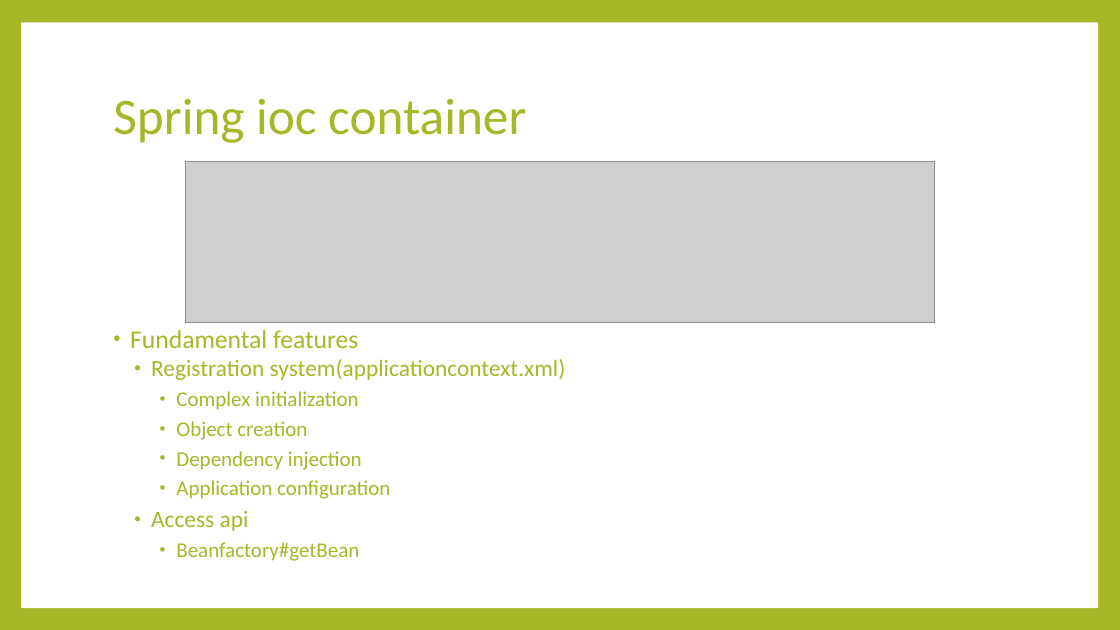
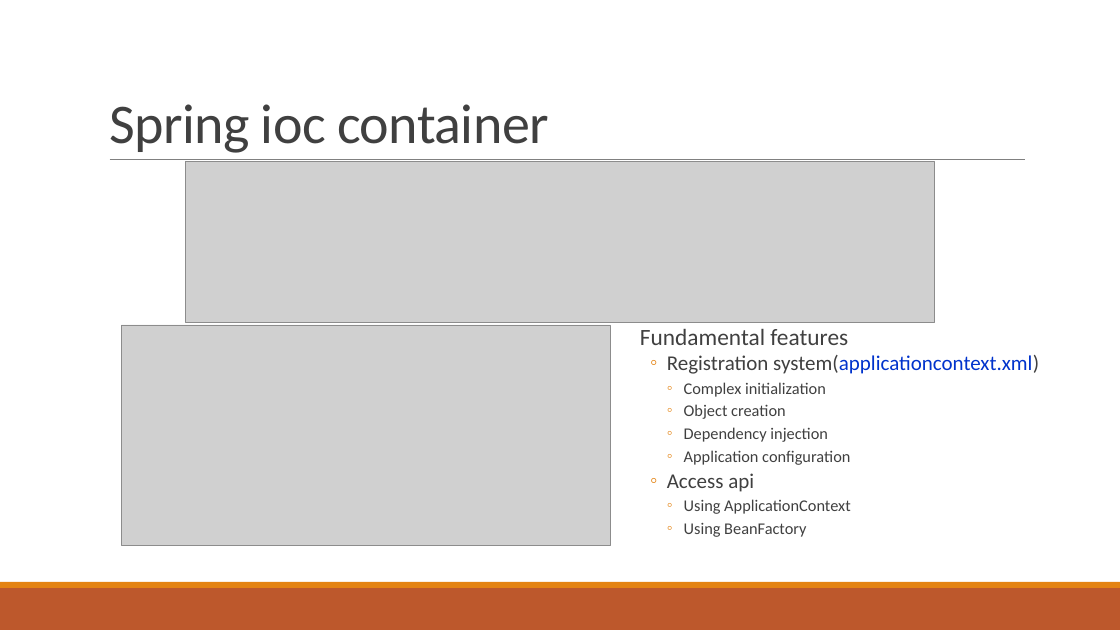
Before and after one commit to minhcnrs/JAVA_Course_Spring_Training, a slide deck: slide 4 of course/Spring-Day2.pptx. Drawn at 1120x630 pixels with LibreOffice and Linux fonts; fonts in the diff are those of the drawing; grey boxes stand for pictures. Boxes give left, top, right and bottom in pixels: in the first picture for what was removed or moved away, otherwise in the second. Text is boxed around its words. In the diff, an @@ line names an element or a change of style, - is before the commit and + after.

```diff
--- a/course/Spring-Day2.pptx
+++ b/course/Spring-Day2.pptx
@@ background #A6B727 to #FFFFFF @@
@@ rectangle removed at (21, 23, 1098, 608) @@
@@ title "Spring ioc container" at (109, 104, 548, 153): size 44 to 48 pt, text colour #A6B727 to #404040, letter spacing 0 to -0.5 pt; line spacing 0.9 to 0.85; vertical alignment middle to bottom @@
@@ line added from (110, 160) to (1026, 160), #808080 0.5 pt @@
@@ picture added at (121, 325, 610, 545) @@
@@ text "Fundamental features": place and size @@
-text "Fundamental features" at (130, 330, 566, 561)
+text "Fundamental features" at (640, 329, 1039, 537)
@@ text at (640, 329, 1039, 492): size 22 to 20 pt in "Fundamental features"; text colour #A6B727 to #404040 in "Fundamental features", "Registration system(applicationcontext.xml)", "Complex initialization", "Object creation" and 3 more places; size 20 to 18 pt in "Registration system(applicationcontext.xml)", "Access api"; text colour #A6B727 to #0033CC in "system(applicationcontext.xml)"; size 18 to 14 pt in "Complex initialization", "Object creation", "Dependency injection", "Application configuration"; bullet • to  ; line spacing 0.9 to 0.8; bullet colour #A6B727 to #E48312; bullet • to ◦ @@
@@ text at (684, 499, 851, 537): text changed; size 18 to 14 pt; text colour #A6B727 to #404040 @@
-    • Beanfactory#getBean
+    ◦ Using ApplicationContext
+    ◦ Using BeanFactory
@@ rectangle added at (0, 588, 1120, 630), fill #BD582C @@
@@ rectangle added at (0, 582, 1120, 588), fill #E48312 @@
```
Also in this commit, not shown: 57 other slides changed, 3 slides added, 2 slides removed, 23 other files.
